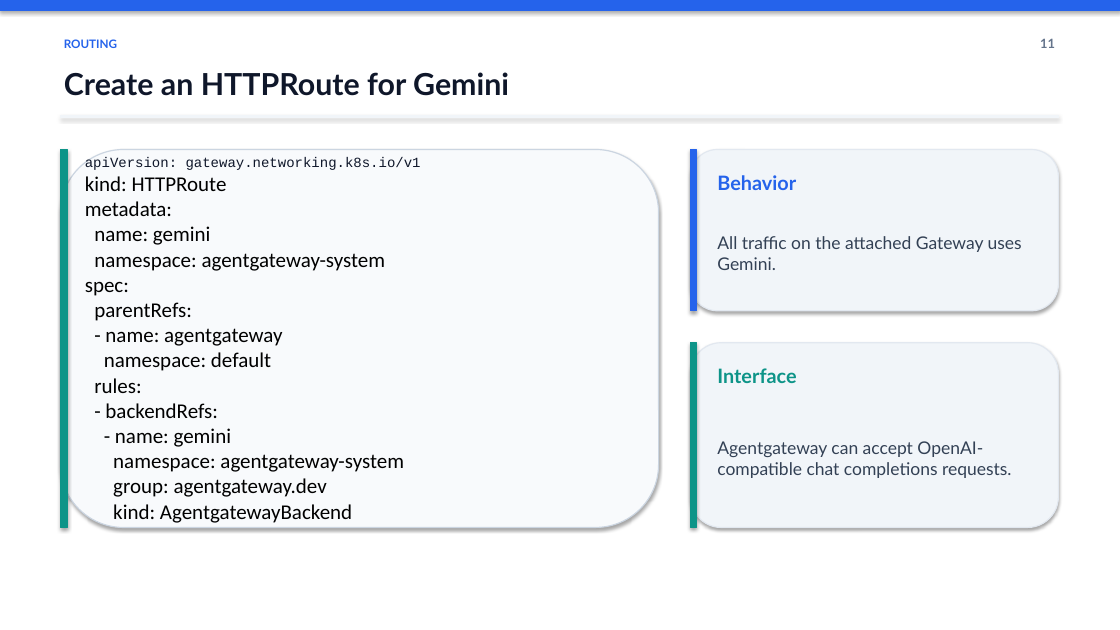
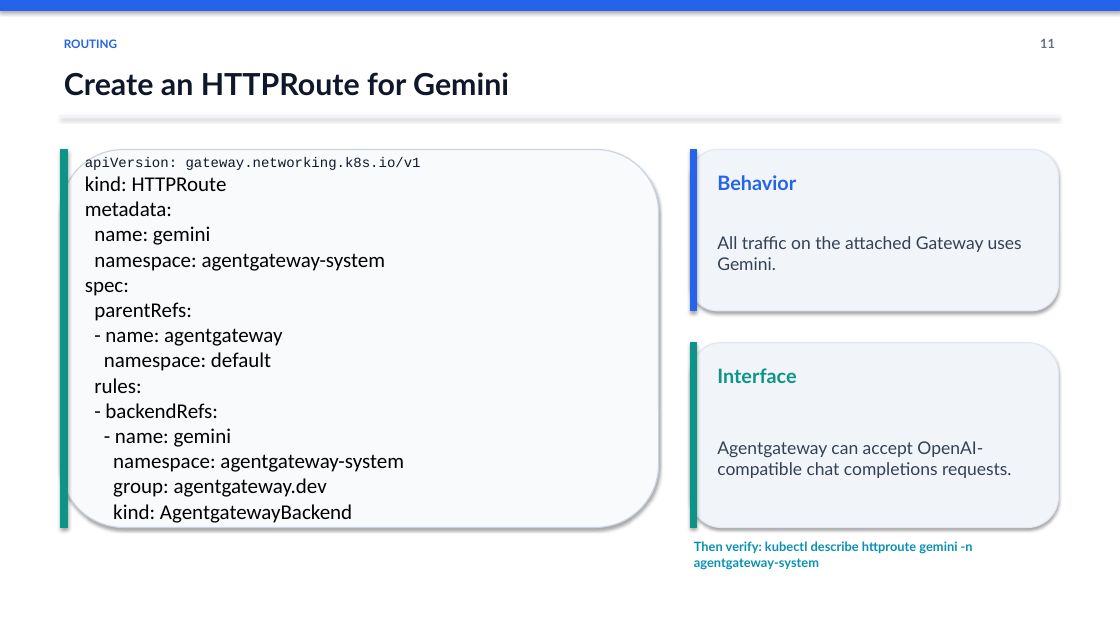
Before and after one commit to mohamedlotfy95/Elsherif-Agentgateway-Labs, a slide deck: slide 11 of docs/presentation/Agentgateway_LLM_Routing_Workshop.pptx. Drawn at 1120x630 pixels with LibreOffice and Linux fonts; fonts in the diff are those of the drawing. Boxes give left, top, right and bottom in pixels: in the first picture for what was removed or moved away, otherwise in the second. Text is boxed around its words. In the diff, an @@ line names an element or a change of style, - is before the commit and + after.

Commit message:
docs: Update Agentgateway_LLM_Routing_Workshop.pptx with new content and improvements

```diff
--- a/docs/presentation/Agentgateway_LLM_Routing_Workshop.pptx
+++ b/docs/presentation/Agentgateway_LLM_Routing_Workshop.pptx
@@ text added at box(694, 541, 973, 570), 11 pt, text #0891B2, bold @@
+Then verify: kubectl describe httproute gemini -n agentgateway-system
```
Also in this commit, not shown: 10 other slides changed.
